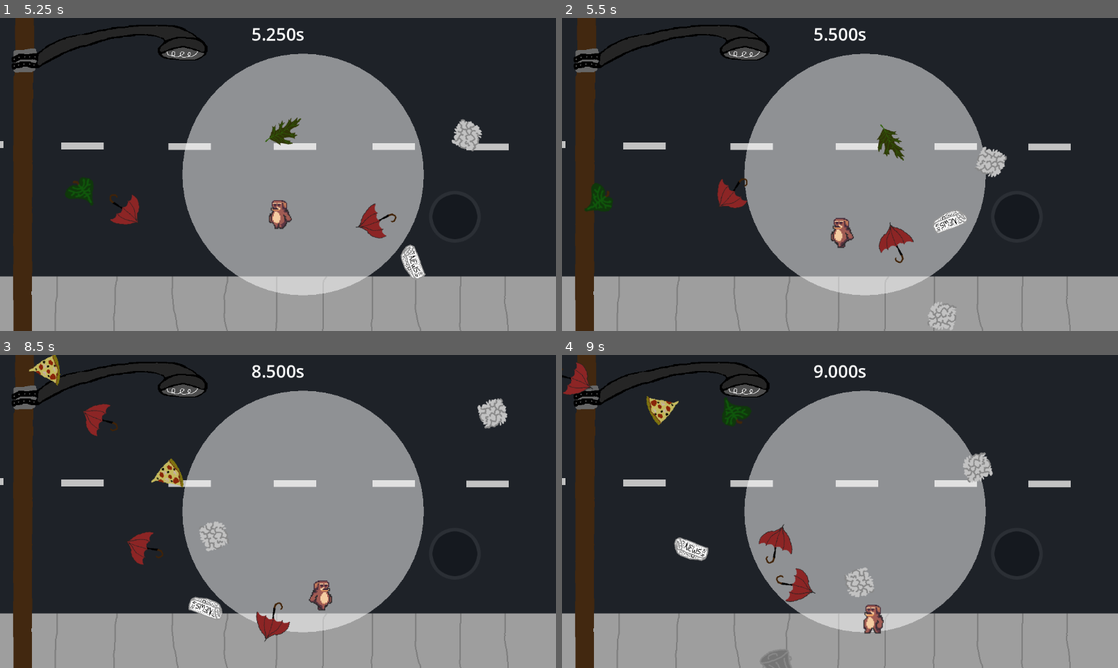
Above: before the commit, frames 1-4 (two rows, left to right).
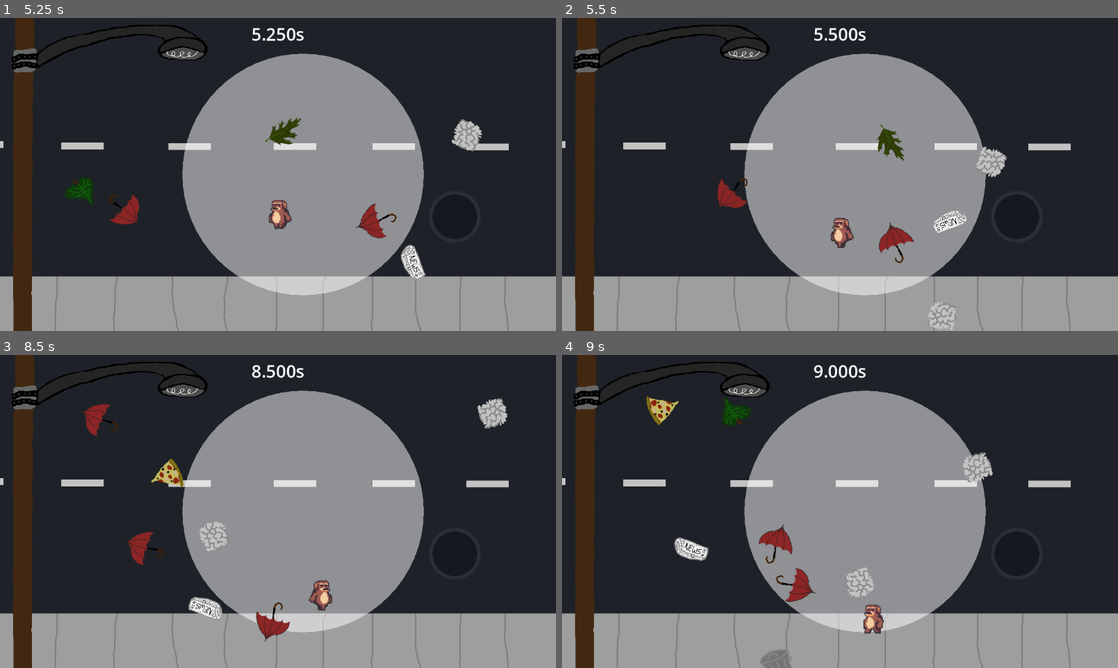
Above: after the commit, the same moments.

Repository: SeasonalCat/stay-trijam
Game: Godot game, scene res://scenes/main/main.tscn
Same seed, same stepped clock (60 frames per second), same inputs: the game is played once before the commit and once after it. Sound files missing from this copy of the repository are replaced by a short silence.
Inputs:
- Up to frame 1 (5.25 s): hold D (move_right) 0.53-1.28 s; hold S (move_down) 1.28-2.03 s; hold D (move_right) 2.03-2.78 s; hold W (move_up) 2.78-3.53 s; hold A (move_left) 3.53-5.03 s; hold S (move_down) from 5.03 s (still down)
- Up to frame 2 (5.5 s): keep holding S (move_down)
- Up to frame 3 (8.5 s): release S (move_down) at 5.78 s; hold D (move_right) 5.78-6.53 s; hold W (move_up) 6.53-7.28 s; hold D (move_right) 7.28-8.03 s; hold S (move_down) from 8.03 s (still down)
- Up to frame 4 (9 s): release S (move_down) at 8.78 s; hold A (move_left) from 8.78 s (still down)

Frame 1 is identical in both runs. In frame 2, 0.3% of the frame differs, in the area x 4-10%, y 52-62%; in frame 3, 0.3%, in the area x 5-11%, y 0-10%; in frame 4, 0.3%.

Commit message:
add sound effect on death, remove obstacles after 4 seconds

Diff:
--- a/scenes/game_object/obstacle/obstacle.gd
+++ b/scenes/game_object/obstacle/obstacle.gd
@@ -2,6 +2,7 @@
 
 
 @onready var sprite = $Visuals/Sprite2D
+@onready var timer = $Timer
 var max_speed: int = 400
 
 var textures = [
@@ -19,6 +20,7 @@
 	var texture = textures[randi() % textures.size()]
 	sprite.texture = texture
 	$Area2D.body_entered.connect(collide_with_player)
+	$Timer.timeout.connect(queue_free)
 
 
 func _process(delta):
--- a/scenes/game_object/obstacle/obstacle.tscn
+++ b/scenes/game_object/obstacle/obstacle.tscn
@@ -47,3 +47,8 @@
 
 [node name="CollisionShape2D" type="CollisionShape2D" parent="Area2D"]
 shape = SubResource("CircleShape2D_65l1l")
+
+[node name="Timer" type="Timer" parent="."]
+wait_time = 4.0
+one_shot = true
+autostart = true
--- a/scenes/ui/game_over.tscn
+++ b/scenes/ui/game_over.tscn
@@ -1,6 +1,7 @@
-[gd_scene load_steps=2 format=3 uid="uid://d35k21bb10lvm"]
+[gd_scene load_steps=3 format=3 uid="uid://d35k21bb10lvm"]
 
 [ext_resource type="Script" path="res://scenes/ui/game_over.gd" id="1_wgrdi"]
+[ext_resource type="AudioStream" uid="uid://dtvyd6kryge4e" path="res://assets/endborf.mp3" id="2_cl52p"]
 
 [node name="GameOver" type="CanvasLayer"]
 process_mode = 3
@@ -40,3 +41,7 @@
 layout_mode = 2
 theme_override_font_sizes/font_size = 36
 text = "Quit"
+
+[node name="AudioStreamPlayer" type="AudioStreamPlayer" parent="."]
+stream = ExtResource("2_cl52p")
+autoplay = true
